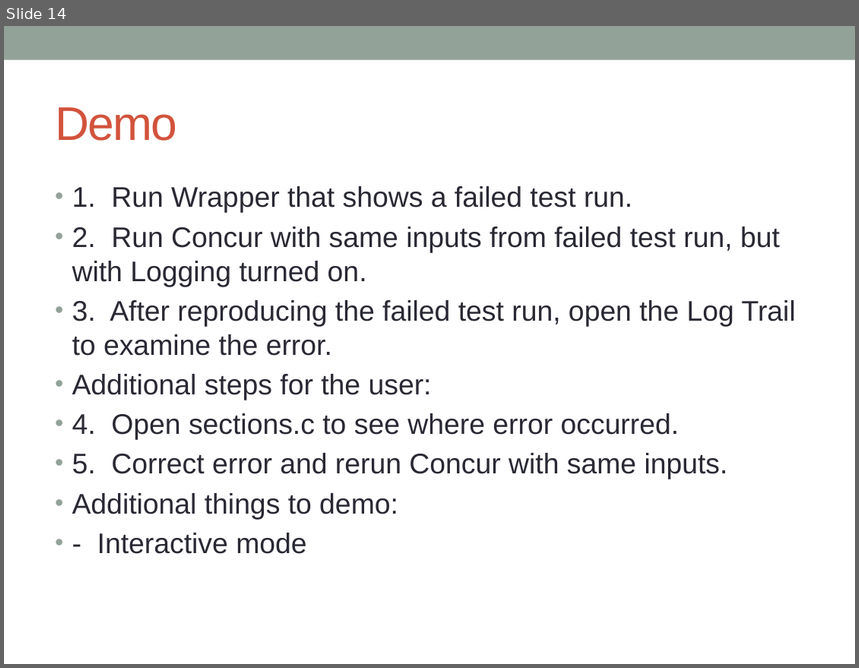
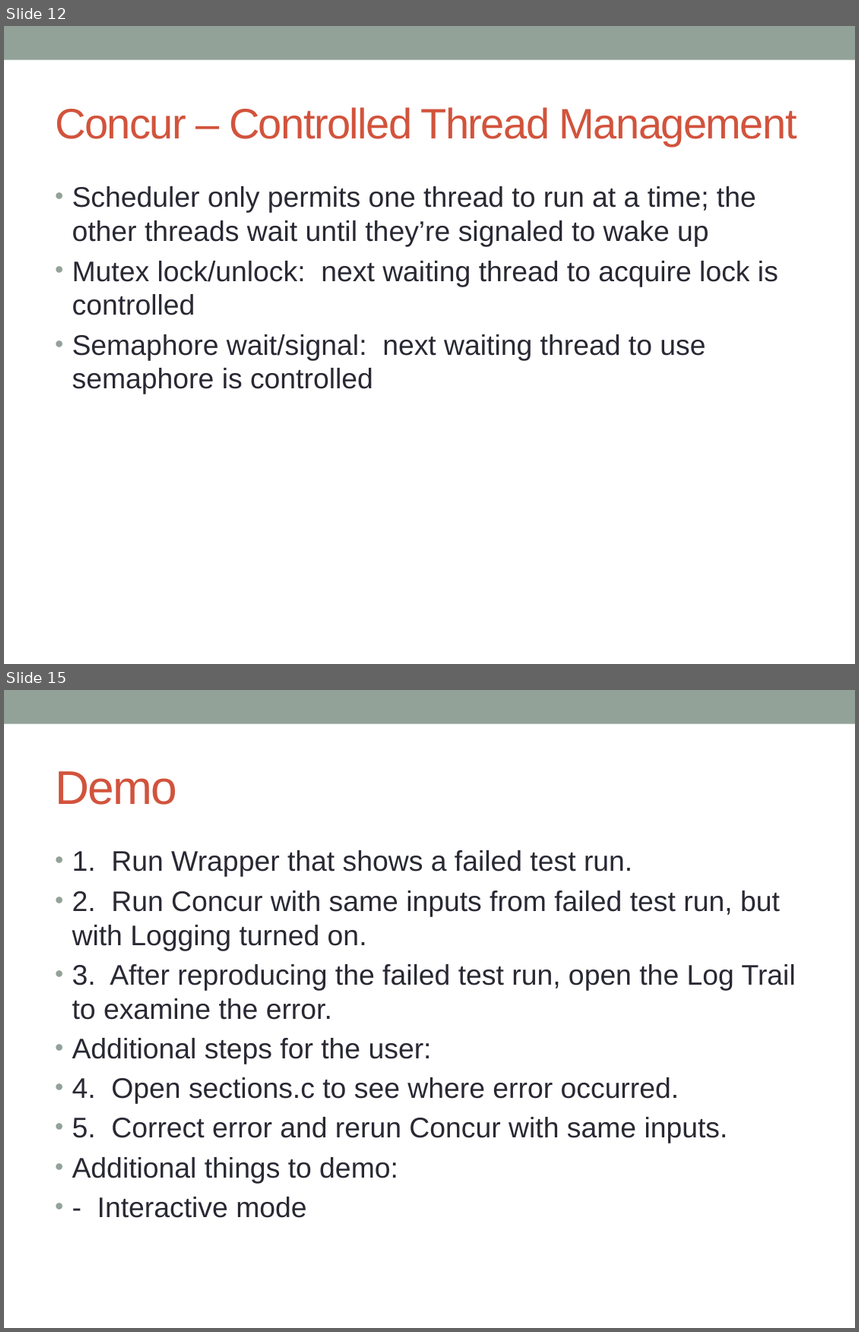
Before and after one commit to concurTestFramework/concurTestFramework, a slide deck: Documents/Concur_Presentation.pptx. Shown one above the other, each under a label of ours: slide 14 before the commit, slides 12 and 15 after it; the slides between them are not shown. The pictures are 859x668 and 859x1332 pixels, drawn with LibreOffice and Linux fonts; fonts in the diff are those of the drawing. Boxes give left, top, right and bottom in pixels: in the first picture for what was removed or moved away, otherwise in the second. Text is boxed around its words. In the diff, an @@ line names an element or a change of style, - is before the commit and + after.

```diff
--- a/Documents/Concur_Presentation.pptx
+++ b/Documents/Concur_Presentation.pptx
@@ slide 12 added at [4, 26, 855, 664], background #FFFFFF; not listed: 1 template element that a slide beside it also shows @@
@@ title added at [55, 107, 797, 146], 36 pt, text #D2533C @@
+Concur – Controlled Thread Management
@@ text added at [72, 186, 778, 395], 24 pt, text #292934 @@
+• Scheduler only permits one thread to run at a time; the other threads wait until they’re signaled to wake up
+• Mutex lock/unlock: next waiting thread to acquire lock is controlled
+• Semaphore wait/signal: next waiting thread to use semaphore is controlled
@@ what was slide 14 is now slide 15 @@
```
Also in this commit, not shown: 11 slides changed, 8 other slides added, 4 slides removed.
